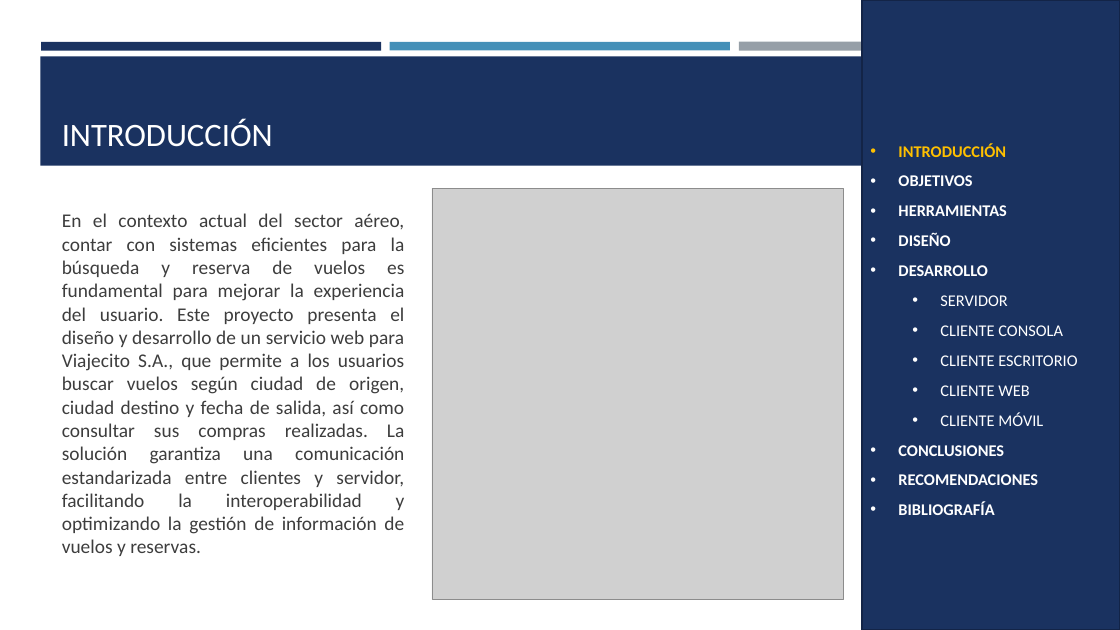
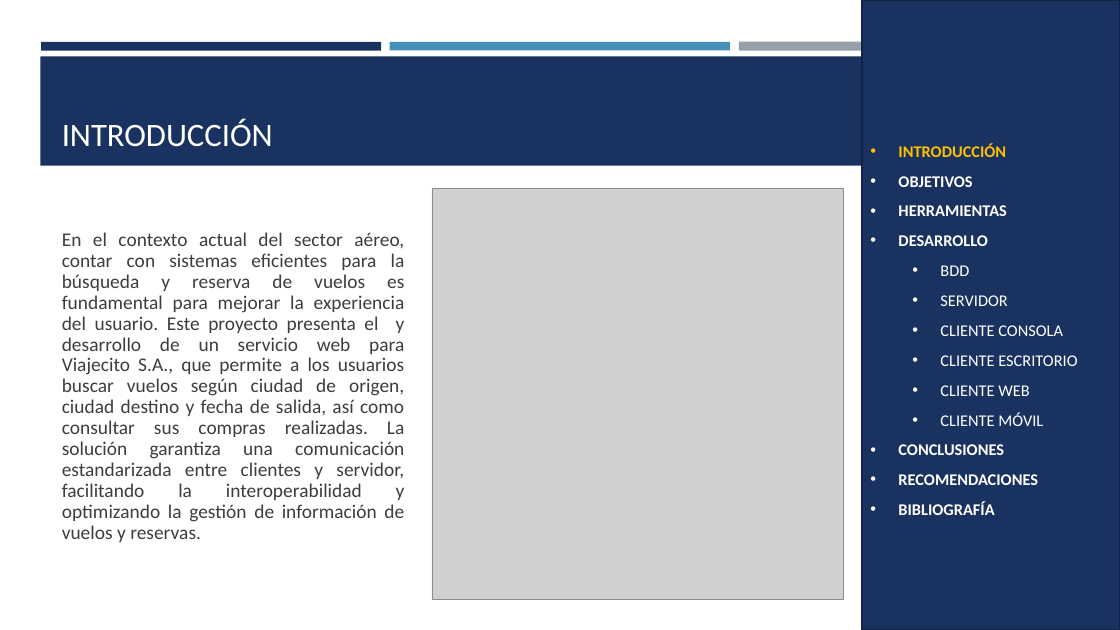
Before and after one commit to SDDrouet/Viajecito_Java_Restful, a slide deck: slide 3 of 04. DOCUMENTACIÓN/VIAJECITO_REST_JAVA_PRESENTACIÓN_GR03.pptx. Drawn at 1120x630 pixels with LibreOffice and Linux fonts; fonts in the diff are those of the drawing; grey boxes stand for pictures. Boxes give left, top, right and bottom in pixels: in the first picture for what was removed or moved away, otherwise in the second. Text is boxed around its words. In the diff, an @@ line names an element or a change of style, - is before the commit and + after.

```diff
--- a/04. DOCUMENTACIÓN/VIAJECITO_REST_JAVA_PRESENTACIÓN_GR03.pptx
+++ b/04. DOCUMENTACIÓN/VIAJECITO_REST_JAVA_PRESENTACIÓN_GR03.pptx
@@ rectangle "INTRODUCCIÓN" at box(862, 0, 1120, 630): outline #132547 1.75 pt to #122446 1.75 pt @@
@@ text at box(62, 232, 405, 542): text changed @@
-En el contexto actual del sector aéreo, contar con sistemas eficientes para la búsqueda y reserva de vuelos es fundamental para mejorar la experiencia del usuario. Este proyecto presenta el diseño y desarrollo de un servicio web para Viajecito S.A., que permite a los usuarios buscar vuelos según ciudad de origen, ciudad destino y fecha de salida, así como consultar sus compras realizadas. La solución garantiza una comunicación estandarizada entre clientes y servidor, facilitando la interoperabilidad y optimizando la gestión de información de vuelos y reservas.
+En el contexto actual del sector aéreo, contar con sistemas eficientes para la búsqueda y reserva de vuelos es fundamental para mejorar la experiencia del usuario. Este proyecto presenta el y desarrollo de un servicio web para Viajecito S.A., que permite a los usuarios buscar vuelos según ciudad de origen, ciudad destino y fecha de salida, así como consultar sus compras realizadas. La solución garantiza una comunicación estandarizada entre clientes y servidor, facilitando la interoperabilidad y optimizando la gestión de información de vuelos y reservas.
@@ text in rectangle at box(898, 233, 950, 246): paragraph removed @@
-• DISEÑO
@@ text in rectangle at box(940, 265, 969, 276): paragraph added @@
+  • BDD
```
Also in this commit, not shown: 38 other slides changed, 8 slides added, 18 other files.
